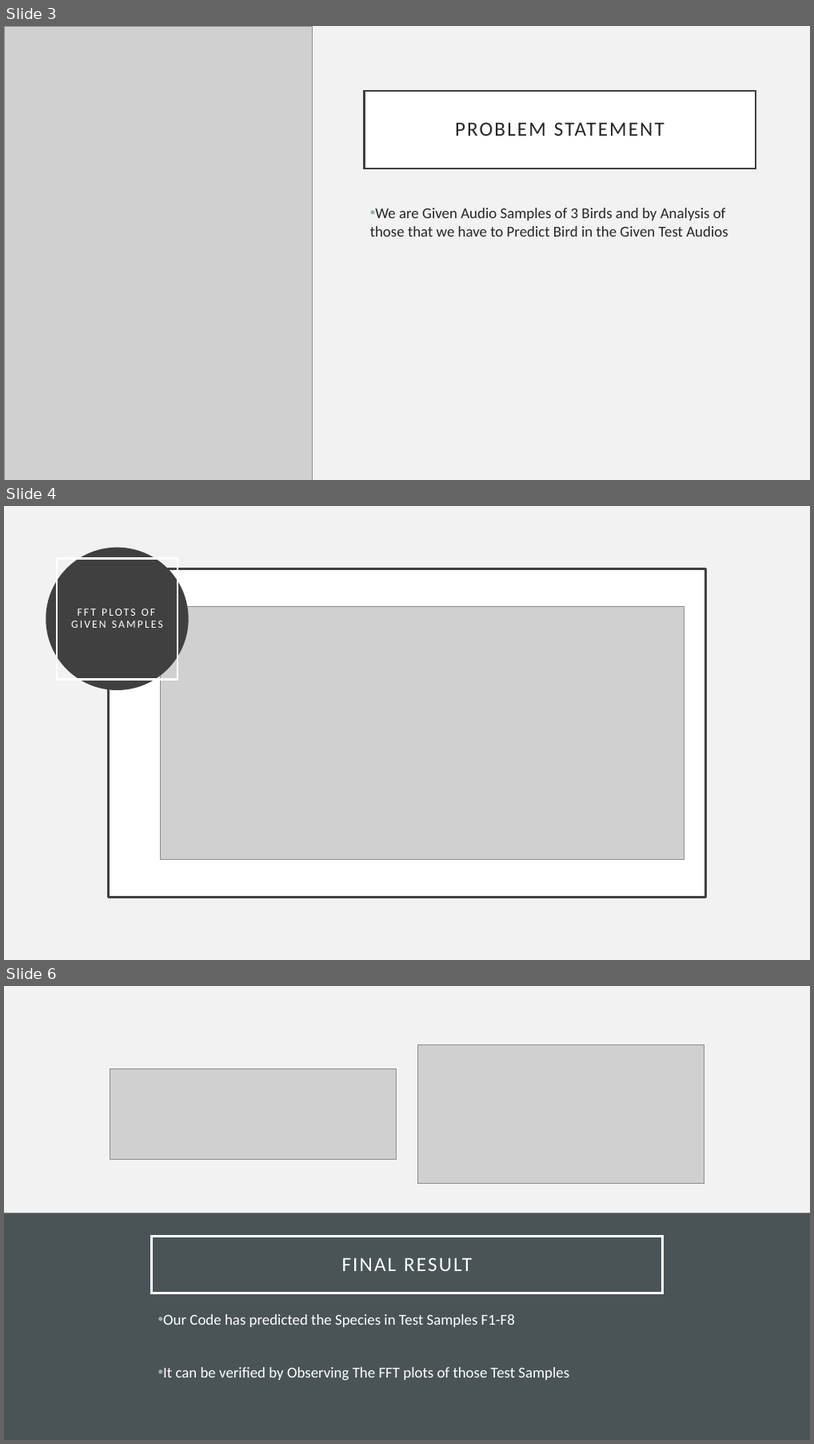
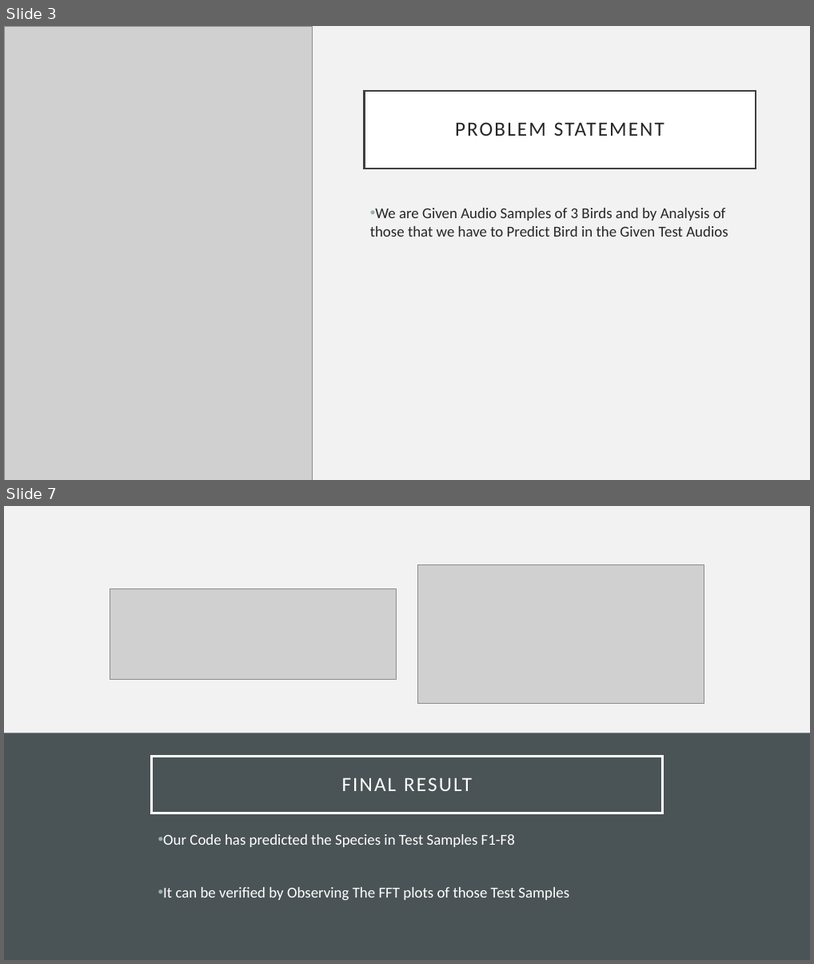
Before and after one commit to houleux/sp-project, a slide deck: SP ppt.pptx. Shown one above the other, each under a label of ours: slides 3, 4 and 6 before the commit, slides 3 and 7 after it; the slides between them are not shown. The pictures are 814x1444 and 814x964 pixels, drawn with LibreOffice and Linux fonts; fonts in the diff are those of the drawing; grey boxes stand for pictures. Boxes give left, top, right and bottom in pixels: in the first picture for what was removed or moved away, otherwise in the second. Text is boxed around its words. In the diff, an @@ line names an element or a change of style, - is before the commit and + after.

```diff
--- a/SP ppt.pptx
+++ b/SP ppt.pptx
@@ slide 4 removed at <box>4,506,810,960</box>, background #F2F2F2 @@
@@ ellipse removed at <box>46,547,189,690</box> @@
@@ title removed at <box>57,558,178,679</box> @@
-FFT PLOTS OF GIVEN SAMPLES
@@ rectangle removed at <box>108,569,706,896</box> @@
@@ picture removed at <box>161,607,685,860</box> @@
@@ what was slide 6 is now slide 7 @@
```
Also in this commit, not shown: 2 slides changed, 8 slides added, 2 other slides removed.
